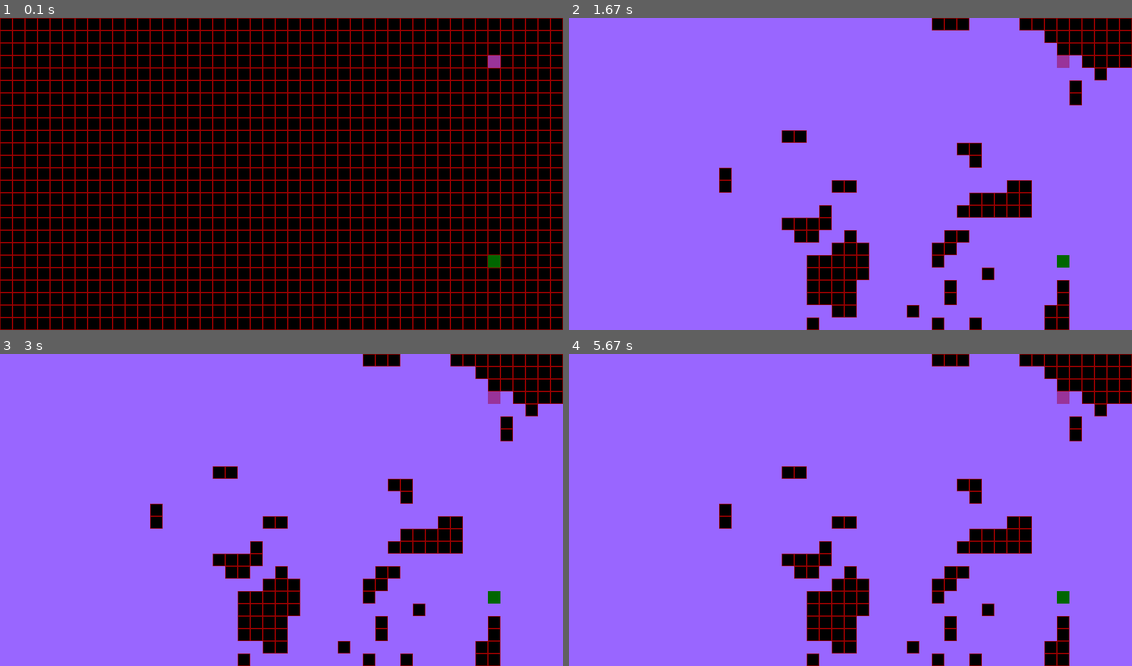
Above: before the commit, frames 1-4 (two rows, left to right).
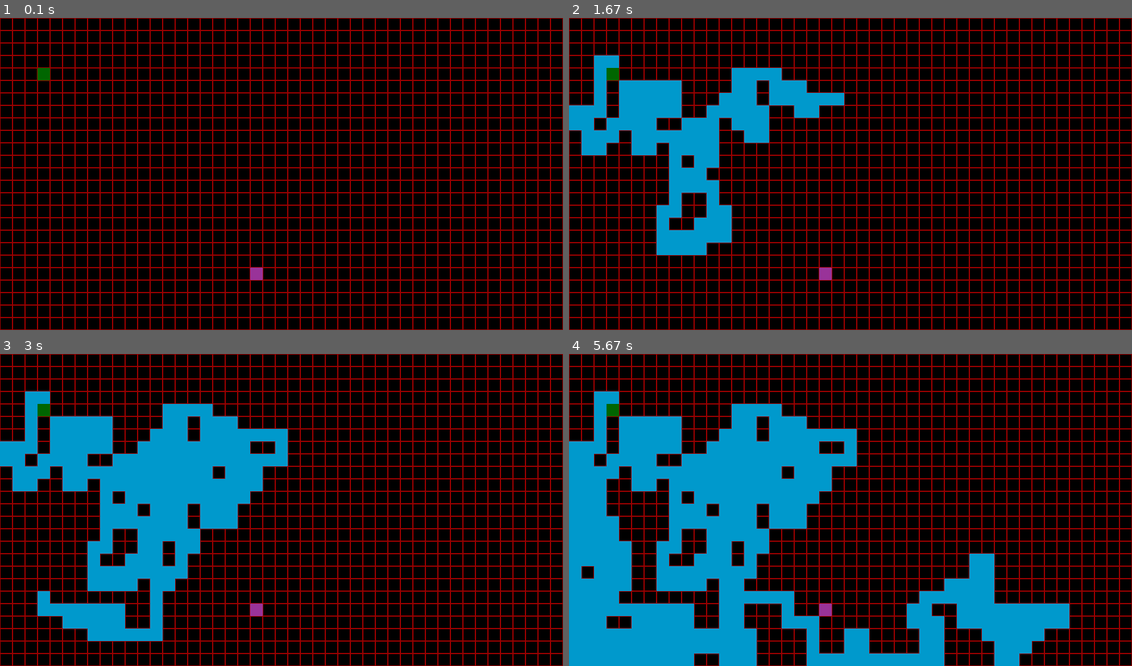
Above: after the commit, the same moments.

Repository: kattel49/pygame-dfs-bfs
Game: pygame game, started from main.py
Same seed, same stepped clock (60 frames per second), same inputs: the game is played once before the commit and once after it.
Inputs:
- Up to frame 1 (0.1 s): no input
- Up to frame 2 (1.67 s): tap D at 0.33 s
- Up to frame 3 (3 s): no input
- Up to frame 4 (5.67 s): no input

The runs differ from the first frame. In frame 1, 0.4% of the frame differs, in the area x 6-89%, y 12-84%; in frame 2, 91%; in frame 3, 91%; in frame 4, 92%, in the area x 0-100%, y 0-100%.

Commit message:
Added instructions to the readme file for running the project

Diff:
--- a/main.py
+++ b/main.py
@@ -1,13 +1,12 @@
 import pygame
 import random
-import time
 
 WIDTH, HEIGHT = 900, 500
 BLACK = (0, 0, 0)
 RED = (153, 0, 0)
 ORIGIN = (0, 102, 0)
 DEST = (153, 51, 153)
-NEIGH = (153, 102, 255)
+NEIGH = (0, 153, 204)
 FPS = 60
 WIN = pygame.display.set_mode((WIDTH, HEIGHT))
 pygame.display.set_caption("Graph Visualization")
@@ -17,10 +16,6 @@
 #adjency list
 GRAPH = [[] for x in range( GRAPH_WIDTH * GRAPH_HEIGHT)]
 GRAPH_NODES = []
-
-def draw_window():
-    WIN.fill(BLACK)
-    pygame.display.update()
 
 def make_graph():
     for x, i in enumerate(GRAPH):
@@ -96,6 +91,7 @@
         if n != dest:
             WIN.fill(NEIGH, GRAPH_NODES[n])
             visited.add(n)
+        pygame.display.update()
         dfs(n, dest, visited)
 
 def draw_grid(origin, dest):
@@ -114,9 +110,7 @@
 
 def rand_start_end():
     origin = random.randint(0, GRAPH_HEIGHT*GRAPH_WIDTH - 1)
-
     dest = random.randint(0, GRAPH_HEIGHT*GRAPH_WIDTH - 1)
-
     return origin, dest
 
 def main():
@@ -124,6 +118,7 @@
     clock = pygame.time.Clock()
     origin, dest = rand_start_end()
     draw_grid(origin, dest)
+    pygame.display.update()
     while run:
         clock.tick(FPS)
         for event in pygame.event.get():
@@ -135,6 +130,7 @@
             WIN.fill(BLACK)
             origin, dest  = rand_start_end()
             draw_grid(origin, dest)
+            pygame.display.update()
         if keys_pressed[pygame.K_b]:
             bfs(origin, dest)
         if keys_pressed[pygame.K_d]:
@@ -143,12 +139,7 @@
             print("Depth First Search in progress")
             dfs(origin, dest, set([origin]))
         if keys_pressed[pygame.K_q]:
-            break
-
-
-        #make changes to the window and then update
-        pygame.display.update()
-
+            run = False
     pygame.quit()
 
 
Not shown, added: README.md
Not shown, added: requirements.txt
